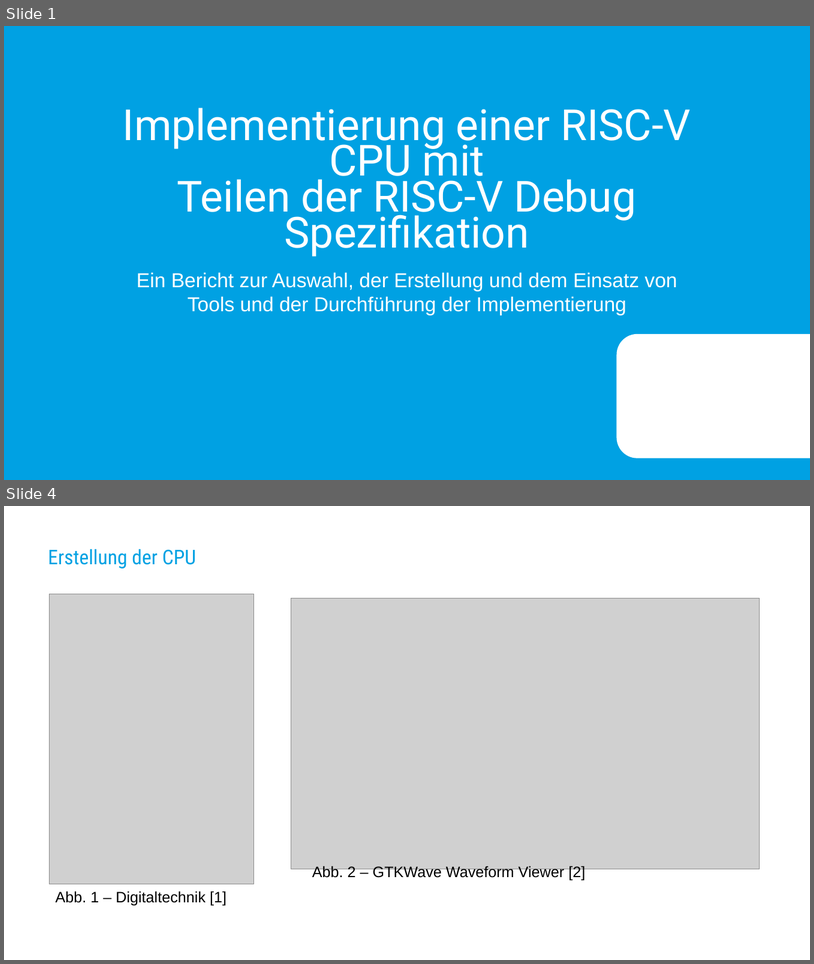
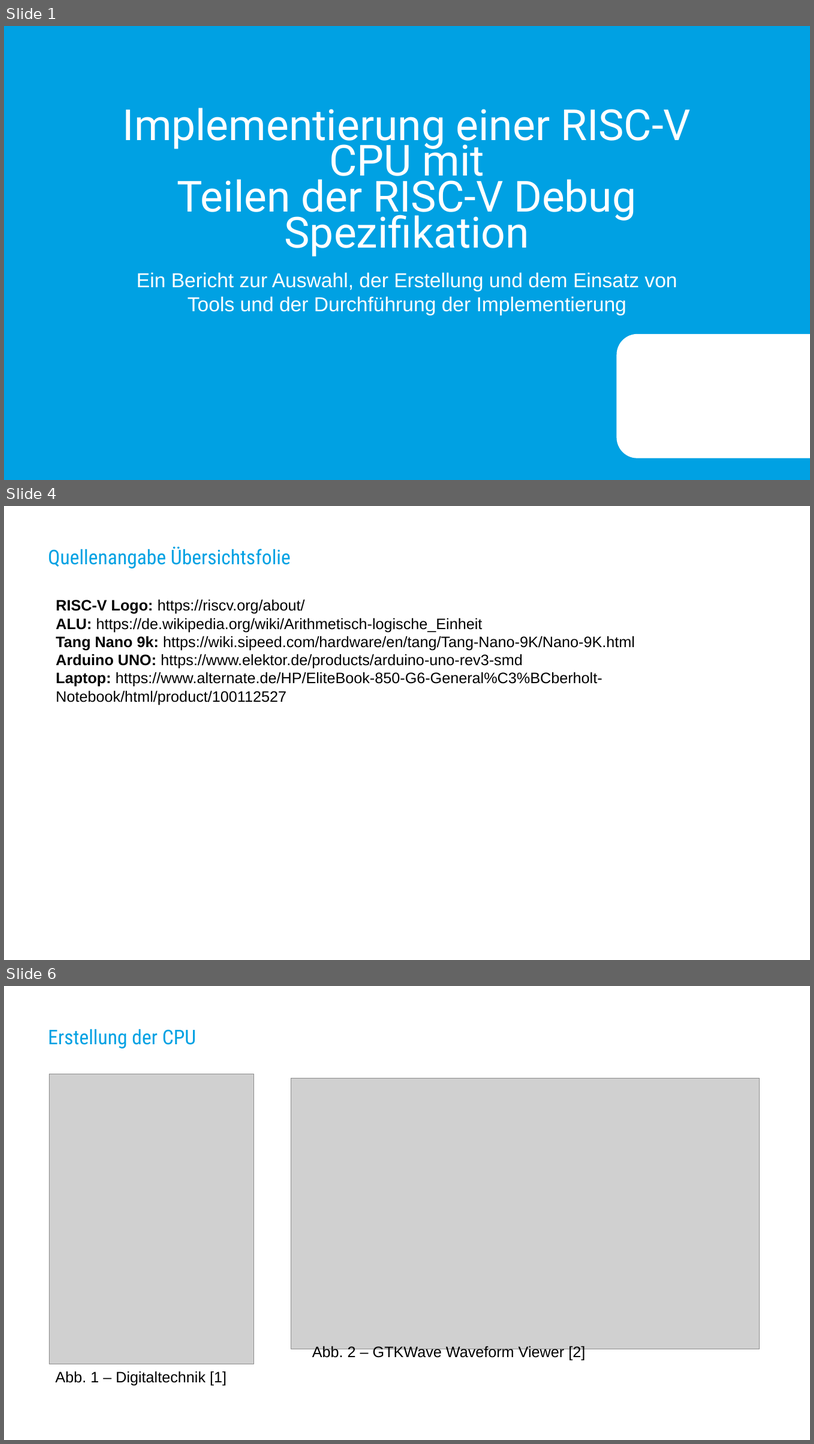
Before and after one commit to WolfgangBischoffTHAB/Studienarbeit_Report, a slide deck: Seminarpräsentation/RISCV_CPU_WolfgangBischoff_2228538.odp. Shown one above the other, each under a label of ours: slides 1 and 4 before the commit, slides 1, 4 and 6 after it; the slides between them are not shown. The pictures are 814x964 and 814x1444 pixels, drawn with LibreOffice and Linux fonts; fonts in the diff are those of the drawing; grey boxes stand for pictures; background and template pictures are left out. Boxes give left, top, right and bottom in pixels: in the first picture for what was removed or moved away, otherwise in the second. Text is boxed around its words. In the diff, an @@ line names an element or a change of style, - is before the commit and + after.

```diff
--- a/Seminarpräsentation/RISCV_CPU_WolfgangBischoff_2228538.odp
+++ b/Seminarpräsentation/RISCV_CPU_WolfgangBischoff_2228538.odp
@@ slide 4 added at (x1=4, y1=506, x2=810, y2=960), background #FFFFFF @@
@@ title added at (x1=48, y1=546, x2=291, y2=568), 24.1 pt, text #00A1E3 @@
+Quellenangabe Übersichtsfolie
@@ text added at (x1=56, y1=599, x2=635, y2=705), 18 pt, text #000000 @@
+RISC-V Logo: https://riscv.org/about/
+ALU: https://de.wikipedia.org/wiki/Arithmetisch-logische_Einheit
+Tang Nano 9k: https://wiki.sipeed.com/hardware/en/tang/Tang-Nano-9K/Nano-9K.html
+Arduino UNO: https://www.elektor.de/products/arduino-uno-rev3-smd
+Laptop: https://www.alternate.de/HP/EliteBook-850-G6-General%C3%BCberholt-Notebook/html/product/100112527
@@ what was slide 4 is now slide 6 @@
```
Also in this commit, not shown: 2 slides changed, 2 other slides added, 1 slide removed, 3 other files.
